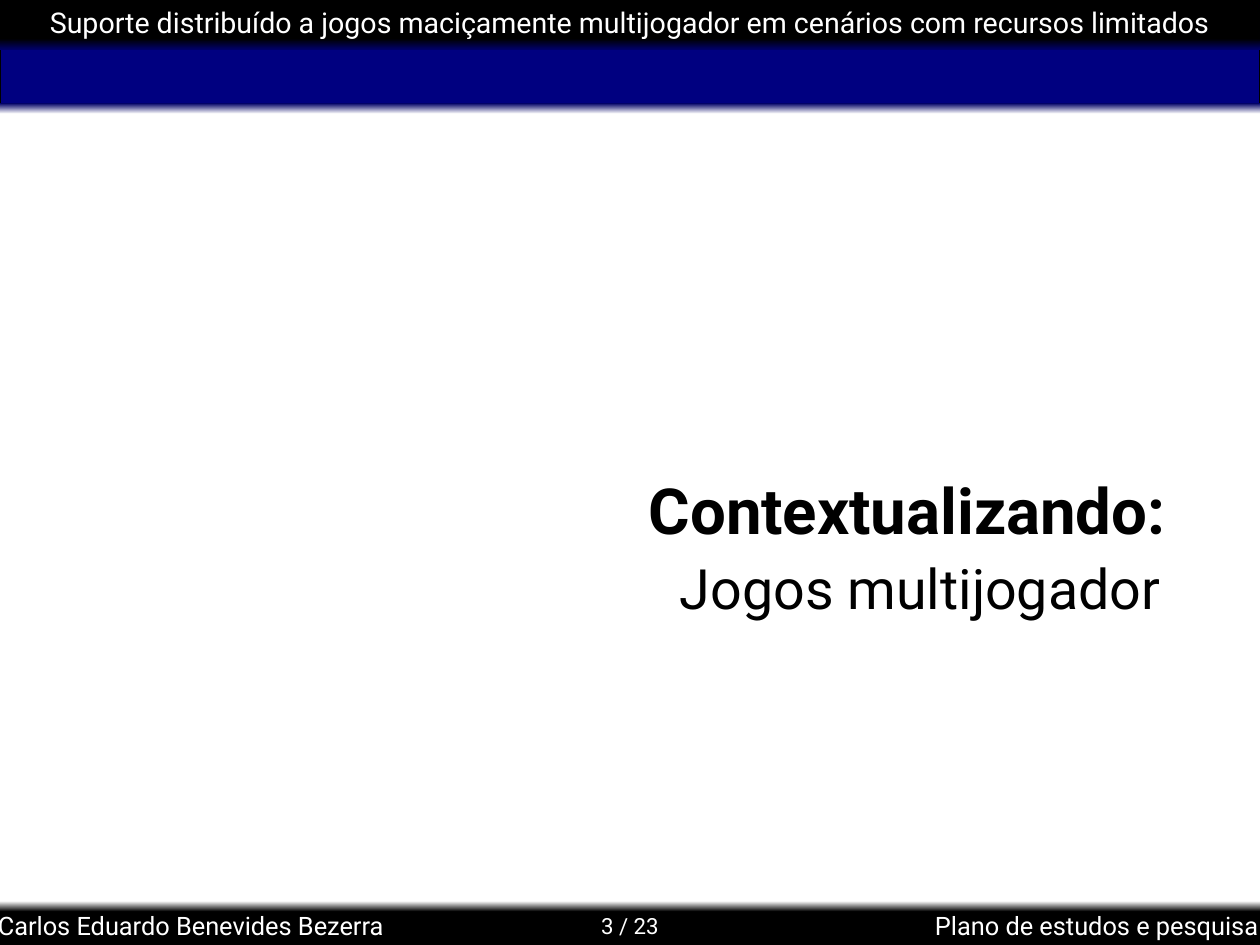
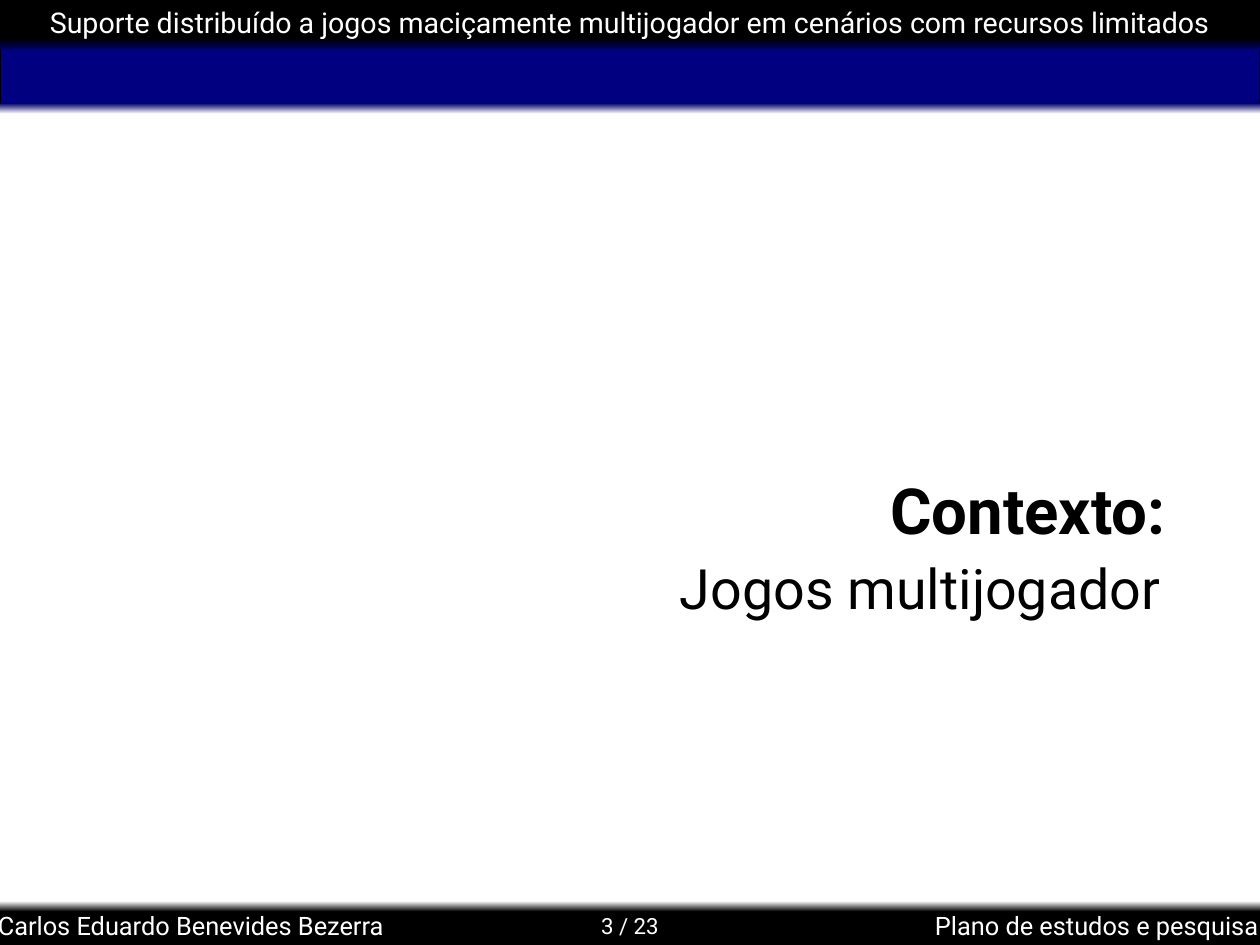
Before and after one commit to kdubezerra/kdubezerra, a slide deck: slide 3 of textos/semac/Semac_Defesa.ppt. Drawn at 1260x945 pixels with LibreOffice and Linux fonts; fonts in the diff are those of the drawing; background and template pictures are left out. Boxes give left, top, right and bottom in pixels: in the first picture for what was removed or moved away, otherwise in the second. Text is boxed around its words. In the diff, an @@ line names an element or a change of style, - is before the commit and + after.

```diff
--- a/textos/semac/Semac_Defesa.ppt
+++ b/textos/semac/Semac_Defesa.ppt
@@ title at [890, 488, 1165, 535]: text changed @@
-Contextualizando:
+Contexto:
```
Also in this commit, not shown: 4 other slides changed, 1 slide added.
